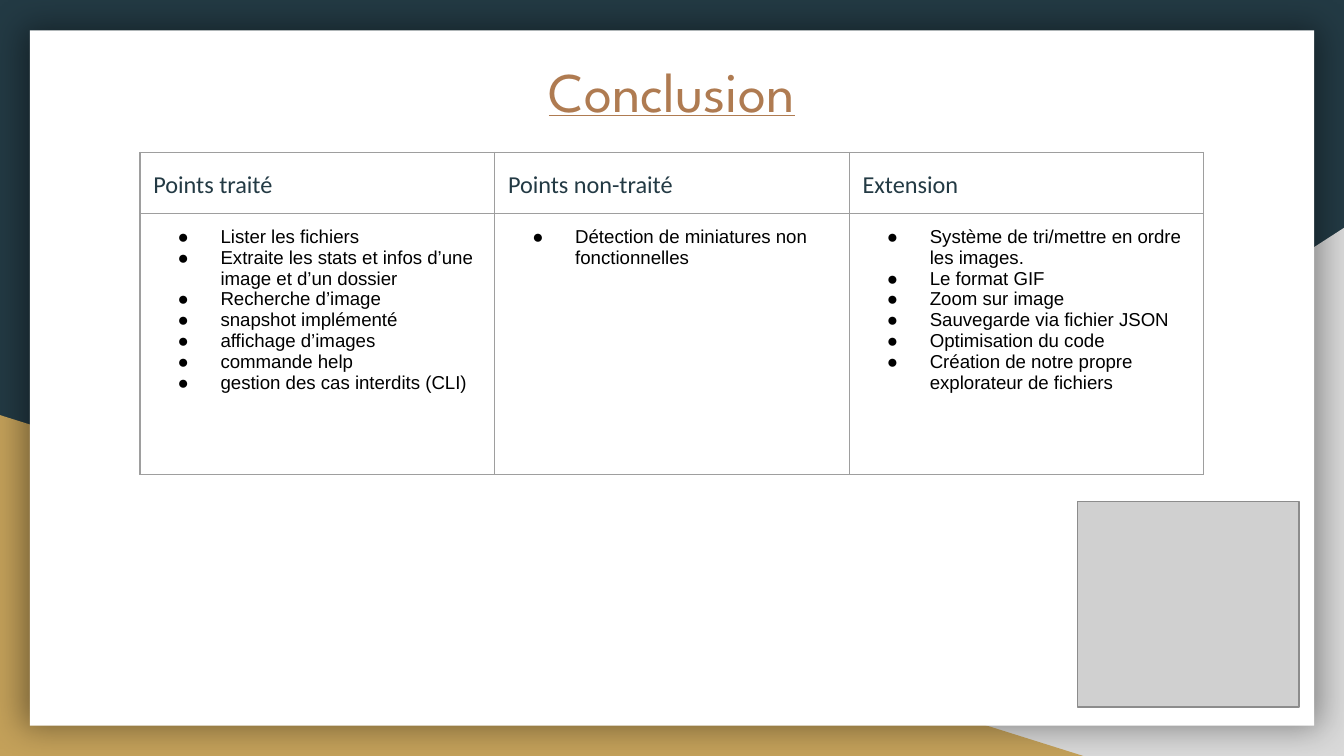
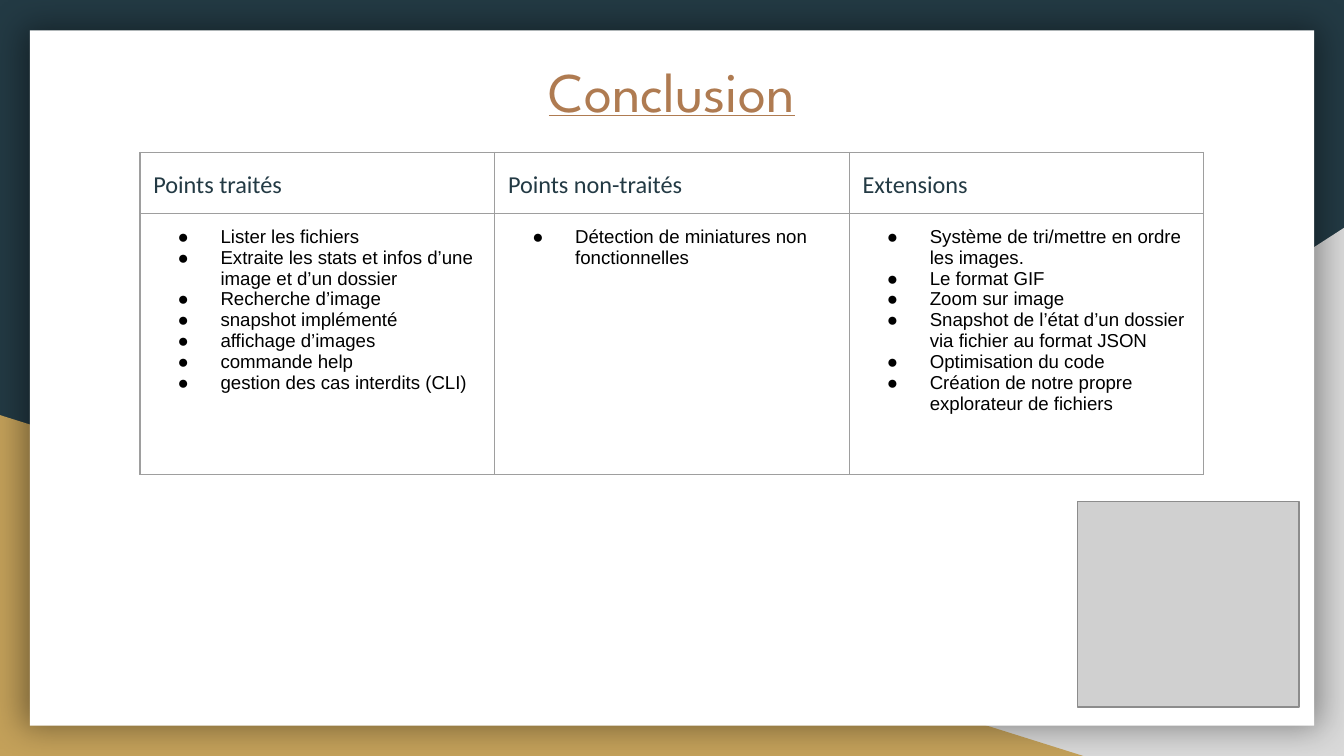
Before and after one commit to GauthierDefrance/Images-metadonnees-avec-Java, a slide deck: slide 4 of Présentation projet POO.pptx. Drawn at 1344x756 pixels with LibreOffice and Linux fonts; fonts in the diff are those of the drawing; grey boxes stand for pictures. Boxes give left, top, right and bottom in pixels: in the first picture for what was removed or moved away, otherwise in the second. Text is boxed around its words. In the diff, an @@ line names an element or a change of style, - is before the commit and + after.

```diff
--- a/Présentation projet POO.pptx
+++ b/Présentation projet POO.pptx
@@ table at (x1=140, y1=152, x2=1204, y2=593) @@
-row 1: Points traité | Points non-traité | Extension
+row 1: Points traités | Points non-traités | Extensions
-row 2, column 3: Système de tri/mettre en ordre les images. / Le format GIF / Zoom sur image / Sauvegarde via fichier JSON / Optimisation du code / Création de notre propre explorateur de fichiers
+row 2, column 3: Système de tri/mettre en ordre les images. / Le format GIF / Zoom sur image / Snapshot de l’état d’un dossier via fichier au format JSON / Optimisation du code / Création de notre propre explorateur de fichiers
```
Also in this commit, not shown: 2 other slides changed, 2 other files.
